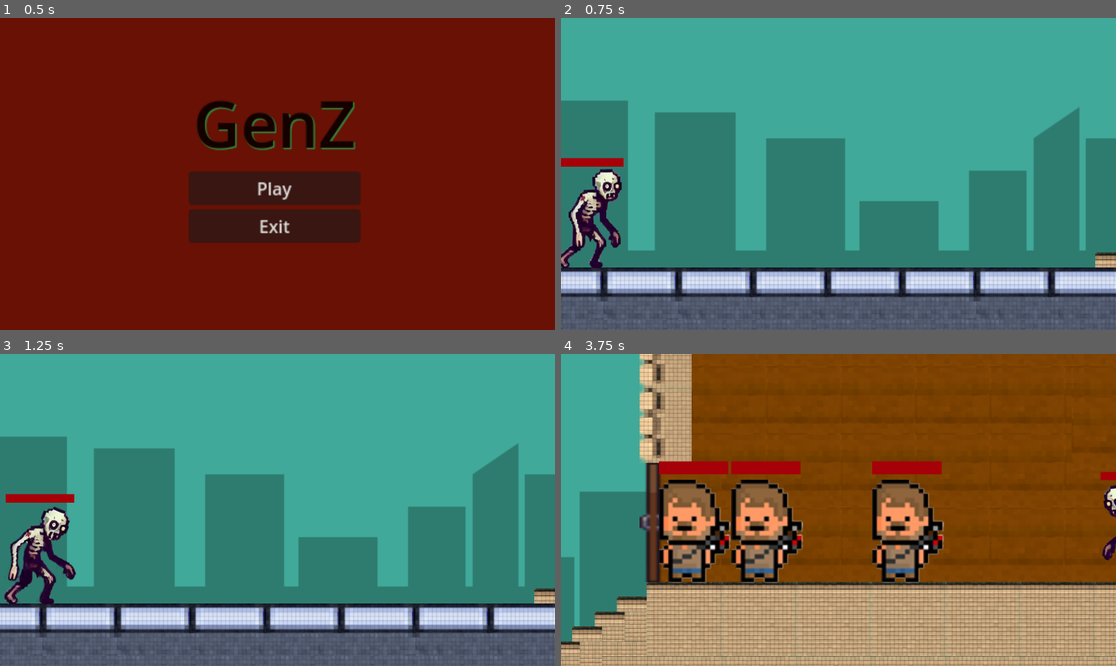
Above: before the commit, frames 1-4 (two rows, left to right).
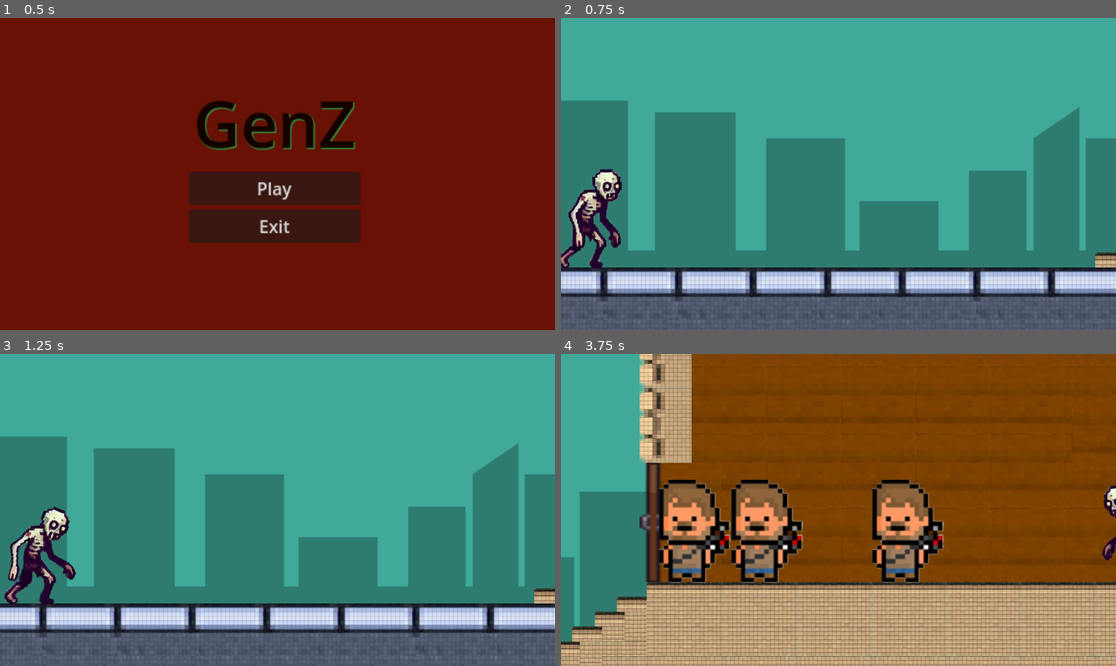
Above: after the commit, the same moments.

Repository: PlayableGIT/Gen_Z
Game: Godot game, scene res://Screens/Main_menu.tscn
Same seed, same stepped clock (60 frames per second), same inputs: the game is played once before the commit and once after it.
Inputs (mouse positions are in pixels of both pictures, inside the frame that each line leads up to):
- Up to frame 1 (0.5 s): no input
- Up to frame 2 (0.75 s): click "Play" at 0.5 s
- Up to frame 3 (1.25 s): no input
- Up to frame 4 (3.75 s): move the mouse to (960, 494) at 1.27 s; hold Right (ui_right) 1.28-2.78 s; click (960, 494) at 1.35 s; tap Up (ui_up) at 1.52, 2.27 s; move the mouse to (727, 525) at 2.02 s; right-click (727, 525) at 2.1 s; move the mouse to (894, 441) at 2.77 s; hold Left (ui_left) 2.78-3.53 s; click (894, 441) at 2.85 s; move the mouse to (810, 572) at 3.52 s; hold Right (ui_right) from 3.53 s (still down); right-click (810, 572) at 3.6 s

Frame 1 is identical in both runs. In frame 2, 0.3% of the frame differs, in the area x 0-12%, y 44-48%; in frame 3, 0.4%; in frame 4, 1.7%, in the area x 17-100%, y 34-41%.

Commit message:
wywalony healthbar

Diff:
--- a/Scripts/survivor.gd
+++ b/Scripts/survivor.gd
@@ -8,11 +8,7 @@
 # Called when the node enters the scene tree for the first time.
 func _ready() -> void:
 	pass # Replace with function body.
-	set_Health_bar()
-	$HealthBar.max_value = health
 
-func set_Health_bar() -> void:
-	$HealthBar.value = health
 # Called every frame. 'delta' is the elapsed time since the previous frame.
 func _physics_process(delta: float) -> void:
 	if not is_on_floor():
@@ -40,7 +36,6 @@
 		health = health - rng_damage
 		$Survivor01.animation = "hurt"
 		print("Survivor took ", rng_damage, " damage! Health: ", health)
-	set_Health_bar()
 func _on_area_2d_body_entered(body: Node2D) -> void:
 	if body.has_method("zombie"):
 		zombie_in_range = true
--- a/Scripts/zombie.gd
+++ b/Scripts/zombie.gd
@@ -16,11 +16,6 @@
 func _ready() -> void:
 	var total_dice_sides = 7
 	$Zombie03.frame = randi() % total_dice_sides
-	set_Health_bar()
-	$HealthBar.max_value = health
-
-func set_Health_bar() -> void:
-	$HealthBar.value = health
 
 func _physics_process(delta: float) -> void:
 	#grawitacja
@@ -79,7 +74,6 @@
 		$attack_cooldown.start()
 		health = health - rng_damage
 		print("Zombie took ", rng_damage, " damage! Health: ", health)
-	set_Health_bar()
 
 func _on_attack_cooldown_timeout() -> void:
 	survivor_attack_cooldown = true
--- a/survivor.tscn
+++ b/survivor.tscn
@@ -33,11 +33,6 @@
 [sub_resource type="RectangleShape2D" id="RectangleShape2D_4eiqg"]
 size = Vector2(226, 220)
 
-[sub_resource type="StyleBoxFlat" id="StyleBoxFlat_xe53k"]
-
-[sub_resource type="StyleBoxFlat" id="StyleBoxFlat_0pap4"]
-bg_color = Color(0.65098, 0, 0.0352941, 1)
-
 [node name="Survivor" type="CharacterBody2D"]
 scale = Vector2(1.5, 1.5)
 script = ExtResource("1_jshkn")
@@ -65,17 +60,6 @@
 [node name="attack_cooldown" type="Timer" parent="."]
 wait_time = 1.5
 
-[node name="HealthBar" type="ProgressBar" parent="."]
-offset_left = -82.0
-offset_top = -150.0
-offset_right = 67.0
-offset_bottom = -123.0
-theme_override_styles/background = SubResource("StyleBoxFlat_xe53k")
-theme_override_styles/fill = SubResource("StyleBoxFlat_0pap4")
-max_value = 25.0
-step = 1.0
-show_percentage = false
-
 [connection signal="body_entered" from="Area2D" to="." method="_on_area_2d_body_entered"]
 [connection signal="body_exited" from="Area2D" to="." method="_on_area_2d_body_exited"]
 [connection signal="timeout" from="attack_cooldown" to="." method="_on_attack_cooldown_timeout"]
--- a/zombie.tscn
+++ b/zombie.tscn
@@ -65,11 +65,6 @@
 [sub_resource type="RectangleShape2D" id="RectangleShape2D_xlgub"]
 size = Vector2(207, 212)
 
-[sub_resource type="StyleBoxFlat" id="StyleBoxFlat_elihh"]
-
-[sub_resource type="StyleBoxFlat" id="StyleBoxFlat_vf0fc"]
-bg_color = Color(0.651516, 0, 0.0362684, 1)
-
 [node name="Zombie" type="CharacterBody2D"]
 scale = Vector2(1.5, 1.5)
 script = ExtResource("1_nufbr")
@@ -96,17 +91,6 @@
 [node name="attack_cooldown" type="Timer" parent="."]
 wait_time = 1.5
 
-[node name="HealthBar" type="ProgressBar" parent="."]
-offset_left = -72.0
-offset_top = -132.0
-offset_right = 74.0
-offset_bottom = -114.0
-theme_override_styles/background = SubResource("StyleBoxFlat_elihh")
-theme_override_styles/fill = SubResource("StyleBoxFlat_vf0fc")
-max_value = 15.0
-step = 1.0
-show_percentage = false
-
 [connection signal="body_entered" from="Area2D" to="." method="_on_area_2d_body_entered"]
 [connection signal="body_exited" from="Area2D" to="." method="_on_area_2d_body_exited"]
 [connection signal="timeout" from="attack_cooldown" to="." method="_on_attack_cooldown_timeout"]
Not shown: 1 places in survivor.tscn that only renumber resources
Not shown: 1 places in zombie.tscn that only renumber resources
